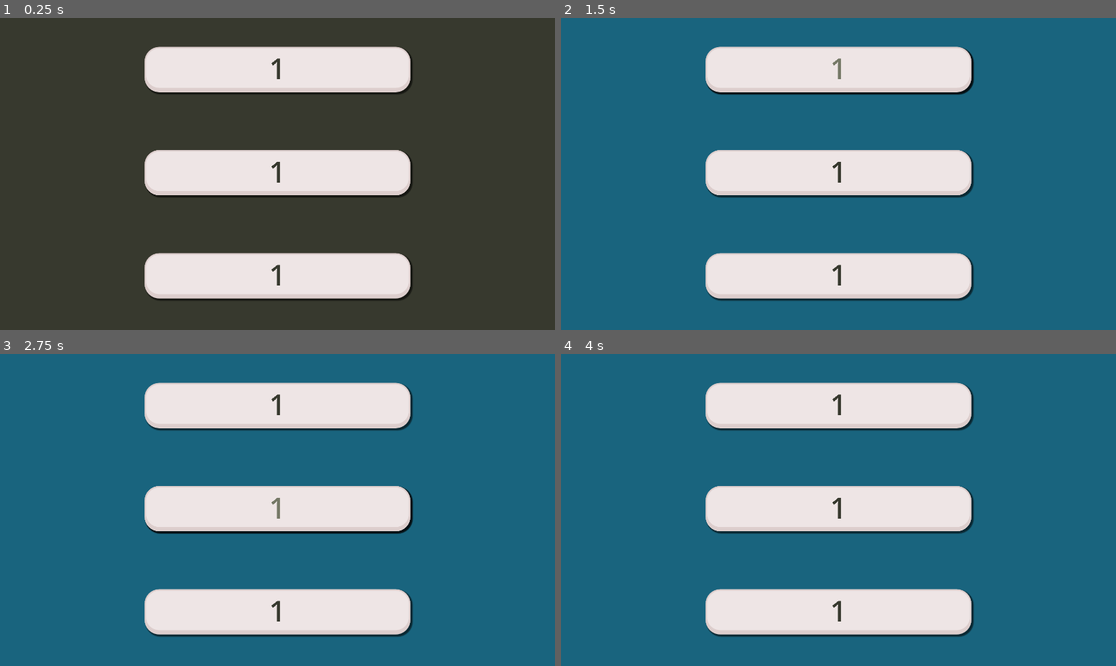
Above: before the commit, frames 1-4 (two rows, left to right).
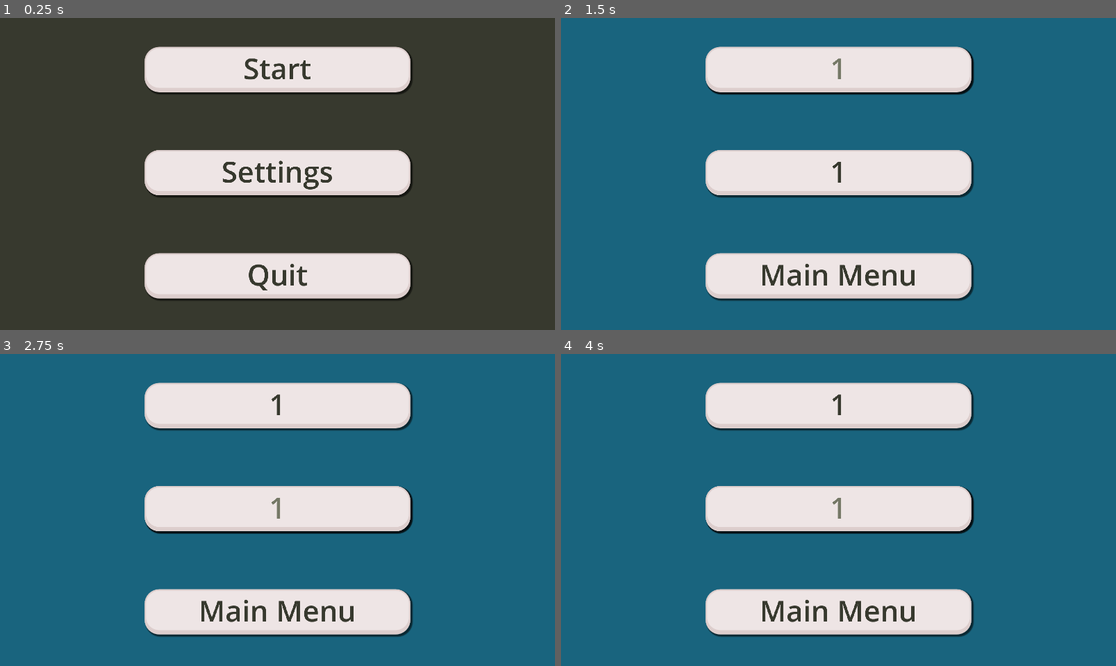
Above: after the commit, the same moments.

Repository: mosusg/brainrot-translator
Game: Godot game, scene res://scenes/menu.tscn
Two runs of this game, one before a commit and one after it. Both use one fixed random seed, a clock stepped at 60 frames per second and the inputs below.
Inputs:
- Up to frame 1 (0.25 s): no input
- Up to frame 2 (1.5 s): click "1" (after the commit: "Start") at 0.5 s; click "1" at 1.25 s
- Up to frame 3 (2.75 s): click "1" at 2 s
- Up to frame 4 (4 s): click "1" at 2.75 s; click "1" at 3.5 s

The runs differ from the first frame. In frame 1, 1.3% of the frame differs, in the area x 40-60%, y 12-88%; in frame 2, 0.8%; in frame 3, 0.8%; in frame 4, 1.2%.

Commit message:
button text

Diff:
--- a/scenes/app.tscn
+++ b/scenes/app.tscn
@@ -77,7 +77,7 @@
 theme_override_styles/hover = ExtResource("2_dmsei")
 theme_override_styles/pressed = ExtResource("3_cl6f3")
 theme_override_styles/normal = ExtResource("2_dmsei")
-text = "1"
+text = "Main Menu"
 
 [connection signal="pressed" from="CenterContainer/VBoxContainer2/Option 1" to="." method="_on_option_1_pressed"]
 [connection signal="pressed" from="CenterContainer/VBoxContainer2/Option 2" to="." method="_on_option_2_pressed"]
--- a/scenes/menu.tscn
+++ b/scenes/menu.tscn
@@ -45,7 +45,7 @@
 theme_override_styles/hover = ExtResource("2_con2f")
 theme_override_styles/pressed = ExtResource("3_mhnvy")
 theme_override_styles/normal = ExtResource("2_con2f")
-text = "1"
+text = "Start"
 
 [node name="Option 2" type="Button" parent="CenterContainer/VBoxContainer2"]
 custom_minimum_size = Vector2(920, 100)
@@ -62,7 +62,7 @@
 theme_override_styles/hover = ExtResource("2_con2f")
 theme_override_styles/pressed = ExtResource("3_mhnvy")
 theme_override_styles/normal = ExtResource("2_con2f")
-text = "1"
+text = "Settings"
 
 [node name="Option 3" type="Button" parent="CenterContainer/VBoxContainer2"]
 custom_minimum_size = Vector2(920, 100)
@@ -79,7 +79,7 @@
 theme_override_styles/hover = ExtResource("2_con2f")
 theme_override_styles/pressed = ExtResource("3_mhnvy")
 theme_override_styles/normal = ExtResource("2_con2f")
-text = "1"
+text = "Quit"
 
 [connection signal="pressed" from="CenterContainer/VBoxContainer2/Option 1" to="." method="_on_option_1_pressed"]
 [connection signal="pressed" from="CenterContainer/VBoxContainer2/Option 2" to="." method="_on_option_2_pressed"]
--- a/scenes/settings.tscn
+++ b/scenes/settings.tscn
@@ -79,7 +79,7 @@
 theme_override_styles/hover = ExtResource("2_6wm04")
 theme_override_styles/pressed = ExtResource("2_r6d6q")
 theme_override_styles/normal = ExtResource("2_6wm04")
-text = "1"
+text = "Main Menu"
 
 [connection signal="pressed" from="CenterContainer/VBoxContainer2/Option 1" to="." method="_on_option_1_pressed"]
 [connection signal="pressed" from="CenterContainer/VBoxContainer2/Option 2" to="." method="_on_option_2_pressed"]
